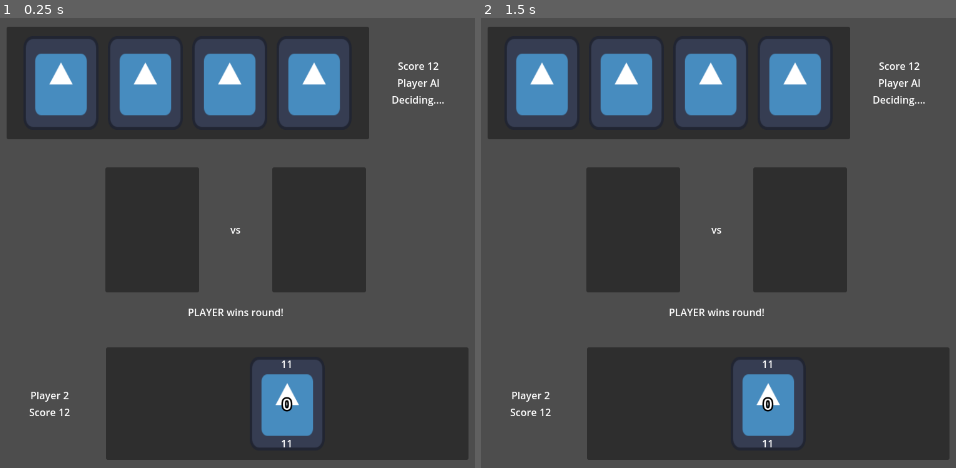
Above: before the commit, frames 1-2 (left to right).
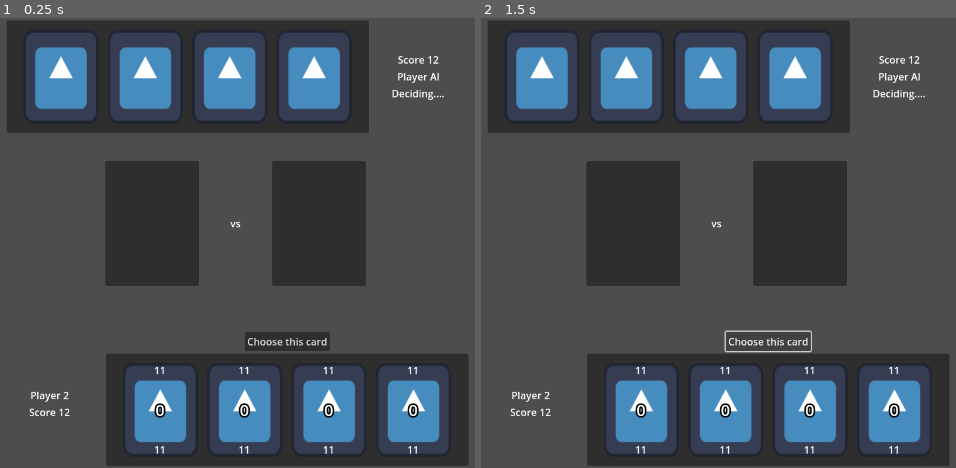
Above: after the commit, the same moments.

Repository: angrychill/TBP-projekt-karte
Game: Godot game, scene res://objects/ui/ui_play_session.tscn
The game is run twice, just before and just after one commit, with the same random seed, the same clock (stepped at 60 frames per second) and the same inputs. The project has no main scene, so this scene is started directly. The engine's default icon, where the game draws it, is replaced by a stand-in: a white triangle on a blue panel in a dark square.
Inputs (mouse positions are in pixels of both pictures, inside the frame that each line leads up to):
- Up to frame 1 (0.25 s): no input
- Up to frame 2 (1.5 s): click (766, 342) at 0.5 s, where only the run after the commit has a clickable "Choose this card"; click (766, 342) at 1.25 s, where only the run after the commit has a clickable "Choose this card"

The runs differ from the first frame. In frame 1, 21% of the frame differs, in the area x 1-99%, y 0-100%; in frame 2, 20%.
Error after the commit: Invalid access to property or key 'pressed' on a base object of type 'Nil'. (res://objects/ui/ui_play_session.gd:10)

Commit message:
refactored to use button

Diff:
--- a/GodotInterface/objects/card_object/card_panel.gd
+++ b/GodotInterface/objects/card_object/card_panel.gd
@@ -3,10 +3,13 @@
 
 var card_preview : PackedScene = preload("res://objects/card_object/card_panel_preview.tscn")
 
+signal card_clicked_on(card_data : CardData, card : Node)
+
 @export var card_data : CardData
 @export var label_up : Label
 @export var label_down : Label
 @export var label_mid : Label
+@export var is_face_down : bool = false
 
 #func _init(data : CardData) -> void:
 	#card_data = data
@@ -14,33 +17,38 @@
 func _ready() -> void:
 	pass
 
+	self.gui_input.connect(_on_input)
+
 	label_down.text = str(card_data.value)
 	label_up.text = str(card_data.value)
 	label_mid.text = str(card_data.suit)
 
-func _get_drag_data(at_position: Vector2) -> Variant:
-	print("dragging!")
-	var drag_data = card_data
-	var origin_node = self
-	generate_drag_preview(drag_data)
-	return [drag_data, origin_node]
+	if is_face_down == true:
+		for child in get_children():
+			child.hide()
+	else:
+		for child in get_children():
+			child.show()
 
-#func _can_drop_data(at_position: Vector2, data: Variant) -> bool:
-	## if position isnt a dragreceiver container, return the card back
-	#print("i can receive drop data")
-	#return true
-#
-#func _drop_data(at_position: Vector2, data: Variant) -> void:
-	#print("data")
-	#pass
+func set_face_down_value():
+	pass
+	is_face_down = !is_face_down
+	if is_face_down == false:
+		pass
+		# show everything
+		for child in get_children():
+			child.show()
+	else:
+		# hide everything
+		for child in get_children():
+			child.hide()
 
-func generate_drag_preview(preview_data : CardData):
-	var preview_panel : CardPanelPreview = card_preview.instantiate()
-	preview_panel.card_data = preview_data
-	preview_panel.global_position = get_global_mouse_position()
-	preview_panel.drag_completed.connect(_on_preview_drag_completion)
-	get_tree().current_scene.add_child(preview_panel)
-	pass
+func _on_input(event : InputEvent):
+	if event.is_action_pressed("click"):
+		# print("card clicked!")
+		self.modulate = Color(1.5, 1.5, 1.5)
+		card_clicked_on.emit(card_data, self)
 
-func _on_preview_drag_completion(data):
-	print("drag completed x2")
+func reset_selection():
+	# print("reset selection")
+	self.modulate = Color(1.0, 1.0, 1.0)
--- a/GodotInterface/objects/card_receiver_panel/card_receiver.gd
+++ b/GodotInterface/objects/card_receiver_panel/card_receiver.gd
@@ -9,38 +9,3 @@
 @export var card_holding = null
 
 const CARD_PANEL = preload("res://objects/card_object/card_panel.tscn")
-
-func _can_drop_data(at_position: Vector2, data: Variant) -> bool:
-	if can_receive:
-		print(data)
-		return true
-	else:
-		print("i cant receive")
-		return false
-
-func _drop_data(at_position: Vector2, data: Variant) -> void:
-	print("received drop data ", data)
-	add_card_to_self(data)
-	if capacity_parent.get_child_count() >= capacity:
-		can_receive = false
-		print("cant receive!")
-	else:
-		can_receive = true
-		print("can receive!")
-
-func _get_drag_data(at_position: Vector2) -> Variant:
-	print("dragging!")
-	if card_holding != null:
-		var drag_data = card_holding
-		return drag_data
-	else:
-		return null
-
-func add_card_to_self(data):
-	var card_data = data[0]
-	var origin_node = data[1]
-	var card : CardPanel = CARD_PANEL.instantiate()
-	card.card_data = card_data
-	capacity_parent.add_child(card)
-	card_holding = card
-	origin_node.queue_free()
--- /dev/null
+++ b/GodotInterface/objects/ui/card_choice_button.gd
@@ -0,0 +1,9 @@
+extends Button
+class_name CardChoiceButton
+
+
+func _ready() -> void:
+	pressed.connect(_on_button_pressed)
+
+func _on_button_pressed():
+	pass
--- /dev/null
+++ b/GodotInterface/objects/ui/p_player_cards_panel.gd
@@ -0,0 +1,33 @@
+extends PanelContainer
+class_name CardsHandPanel
+const CARD_PANEL = preload("res://objects/card_object/card_panel.tscn")
+@export var cards_parent : Control
+var chosen_card_node : CardPanel
+var chosen_card_data : CardData
+
+func _ready() -> void:
+	for child : CardPanel in cards_parent.get_children():
+		child.card_clicked_on.connect(_on_card_clicked_on)
+
+func _on_card_clicked_on(data : CardData, card : Node):
+	chosen_card_data = data
+	chosen_card_node = card
+
+	for child : CardPanel in cards_parent.get_children():
+		if child != chosen_card_node:
+			child.reset_selection()
+	pass
+
+func remove_card(card : Node):
+	card.queue_free()
+
+func add_card(data : CardData):
+	var new_card : CardPanel = CARD_PANEL.instantiate()
+	new_card.card_data = data
+	cards_parent.add_child(new_card)
+
+func has_chosen_card() -> bool:
+	if chosen_card_node != null and chosen_card_data != null:
+		return true
+	else:
+		return false
--- /dev/null
+++ b/GodotInterface/objects/ui/pp_chosen_card.gd
@@ -0,0 +1,5 @@
+extends PanelContainer
+class_name ChosenCardContainer
+
+func _ready() -> void:
+	pass
--- /dev/null
+++ b/GodotInterface/objects/ui/ui_play_session.gd
@@ -0,0 +1,17 @@
+extends Control
+class_name UIPlaySession
+
+@export var player_chosen_card_container : ChosenCardContainer
+@export var other_chosen_card_container : ChosenCardContainer
+@export var player_choice_button : CardChoiceButton
+@export var player_hand_panel : CardsHandPanel
+
+func _ready() -> void:
+	player_choice_button.pressed.connect(_on_choice_button_pressed)
+
+func _on_choice_button_pressed():
+	if player_hand_panel.has_chosen_card():
+		player_hand_panel.chosen_card_node.reparent(player_chosen_card_container)
+		pass
+	else:
+		print("no card has been chosen!")
--- a/GodotInterface/objects/ui/ui_play_session.tscn
+++ b/GodotInterface/objects/ui/ui_play_session.tscn
@@ -1,20 +1,26 @@
-[gd_scene load_steps=6 format=3 uid="uid://bob34351lxgys"]
-
+[gd_scene load_steps=7 format=3 uid="uid://bob34351lxgys"]
+
+[ext_resource type="Script" uid="uid://doc7ey3540a5h" path="res://objects/ui/ui_play_session.gd" id="1_v8m4q"]
 [ext_resource type="Texture2D" uid="uid://dukqpxjrbncdo" path="res://icon.svg" id="1_xg4e8"]
 [ext_resource type="PackedScene" uid="uid://b3goxqh13dwrf" path="res://objects/card_object/card_panel.tscn" id="2_2segm"]
-[ext_resource type="PackedScene" uid="uid://dx0u6wfskqndc" path="res://objects/card_receiver_panel/card_receiver.tscn" id="2_7m7s4"]
-[ext_resource type="Script" uid="uid://bprvk57sim5d2" path="res://objects/card_receiver_panel/card_receiver.gd" id="3_v8m4q"]
+[ext_resource type="Script" uid="uid://drey6bxgncmgs" path="res://objects/ui/pp_chosen_card.gd" id="3_xt48p"]
+[ext_resource type="Script" uid="uid://cgg2u6d6n6wh6" path="res://objects/ui/p_player_cards_panel.gd" id="4_epu6v"]
 
 [sub_resource type="StyleBoxTexture" id="StyleBoxTexture_2segm"]
 texture = ExtResource("1_xg4e8")
 
-[node name="UIPlaySession" type="Control"]
+[node name="UIPlaySession" type="Control" node_paths=PackedStringArray("player_chosen_card_container", "other_chosen_card_container", "player_choice_button", "player_hand_panel")]
 layout_mode = 3
 anchors_preset = 15
 anchor_right = 1.0
 anchor_bottom = 1.0
 grow_horizontal = 2
 grow_vertical = 2
+script = ExtResource("1_v8m4q")
+player_chosen_card_container = NodePath("MarginContainer/VBoxContainer/CardComparison/HBoxContainer/PPChosenCard")
+other_chosen_card_container = NodePath("MarginContainer/VBoxContainer/CardComparison/HBoxContainer/PPChosenCard")
+player_choice_button = NodePath("MarginContainer/VBoxContainer/PlayingPlayer/VBoxContainer/CardChoiceButton")
+player_hand_panel = NodePath("MarginContainer/VBoxContainer/PlayingPlayer/VBoxContainer/MarginContainer/PPlayerCardsPanel")
 
 [node name="MarginContainer" type="MarginContainer" parent="."]
 layout_mode = 1
@@ -23,8 +29,6 @@
 anchor_bottom = 1.0
 grow_horizontal = 2
 grow_vertical = 2
-theme_override_constants/margin_top = 15
-theme_override_constants/margin_bottom = 15
 
 [node name="VBoxContainer" type="VBoxContainer" parent="MarginContainer"]
 layout_mode = 2
@@ -117,24 +121,23 @@
 size_flags_vertical = 3
 theme_override_constants/separation = 50
 
-[node name="CardReceiver" parent="MarginContainer/VBoxContainer/CardComparison/HBoxContainer" node_paths=PackedStringArray("capacity_parent") instance=ExtResource("2_7m7s4")]
+[node name="PPChosenCard" type="PanelContainer" parent="MarginContainer/VBoxContainer/CardComparison/HBoxContainer"]
 custom_minimum_size = Vector2(150, 200)
 layout_mode = 2
-capacity_parent = NodePath(".")
+script = ExtResource("3_xt48p")
 
 [node name="Label" type="Label" parent="MarginContainer/VBoxContainer/CardComparison/HBoxContainer"]
 layout_mode = 2
 text = "vs"
 
-[node name="CardReceiver2" parent="MarginContainer/VBoxContainer/CardComparison/HBoxContainer" node_paths=PackedStringArray("capacity_parent") instance=ExtResource("2_7m7s4")]
+[node name="OPChosenCard" type="PanelContainer" parent="MarginContainer/VBoxContainer/CardComparison/HBoxContainer"]
 custom_minimum_size = Vector2(150, 200)
 layout_mode = 2
-capacity_parent = NodePath(".")
 
 [node name="Label2" type="Label" parent="MarginContainer/VBoxContainer/CardComparison"]
 layout_mode = 2
 size_flags_horizontal = 4
-text = "PLAYER wins round!"
+text = " "
 
 [node name="PlayingPlayer" type="HBoxContainer" parent="MarginContainer/VBoxContainer"]
 layout_mode = 2
@@ -165,31 +168,47 @@
 layout_mode = 2
 text = "12"
 
-[node name="MarginContainer" type="MarginContainer" parent="MarginContainer/VBoxContainer/PlayingPlayer"]
-layout_mode = 2
-theme_override_constants/margin_top = 15
-theme_override_constants/margin_bottom = 15
-
-[node name="PPlayerCardsPanel" type="PanelContainer" parent="MarginContainer/VBoxContainer/PlayingPlayer/MarginContainer" node_paths=PackedStringArray("capacity_parent")]
+[node name="VBoxContainer" type="VBoxContainer" parent="MarginContainer/VBoxContainer/PlayingPlayer"]
+layout_mode = 2
+
+[node name="CardChoiceButton" type="Button" parent="MarginContainer/VBoxContainer/PlayingPlayer/VBoxContainer"]
+layout_mode = 2
+size_flags_horizontal = 4
+text = "Choose this card"
+
+[node name="MarginContainer" type="MarginContainer" parent="MarginContainer/VBoxContainer/PlayingPlayer/VBoxContainer"]
+layout_mode = 2
+theme_override_constants/margin_bottom = 15
+
+[node name="PPlayerCardsPanel" type="PanelContainer" parent="MarginContainer/VBoxContainer/PlayingPlayer/VBoxContainer/MarginContainer" node_paths=PackedStringArray("cards_parent")]
 custom_minimum_size = Vector2(580, 0)
 layout_mode = 2
-script = ExtResource("3_v8m4q")
-capacity = 4
-capacity_parent = NodePath("MarginContainer/Player2Cards")
-metadata/_custom_type_script = ExtResource("3_v8m4q")
-
-[node name="MarginContainer" type="MarginContainer" parent="MarginContainer/VBoxContainer/PlayingPlayer/MarginContainer/PPlayerCardsPanel"]
+script = ExtResource("4_epu6v")
+cards_parent = NodePath("MarginContainer/Player2Cards")
+
+[node name="MarginContainer" type="MarginContainer" parent="MarginContainer/VBoxContainer/PlayingPlayer/VBoxContainer/MarginContainer/PPlayerCardsPanel"]
 layout_mode = 2
 theme_override_constants/margin_left = 15
 theme_override_constants/margin_top = 15
 theme_override_constants/margin_right = 15
 theme_override_constants/margin_bottom = 15
 
-[node name="Player2Cards" type="HBoxContainer" parent="MarginContainer/VBoxContainer/PlayingPlayer/MarginContainer/PPlayerCardsPanel/MarginContainer"]
+[node name="Player2Cards" type="HBoxContainer" parent="MarginContainer/VBoxContainer/PlayingPlayer/VBoxContainer/MarginContainer/PPlayerCardsPanel/MarginContainer"]
 custom_minimum_size = Vector2(100, 150)
 layout_mode = 2
 theme_override_constants/separation = 15
 alignment = 1
 
-[node name="PanelContainer" parent="MarginContainer/VBoxContainer/PlayingPlayer/MarginContainer/PPlayerCardsPanel/MarginContainer/Player2Cards" instance=ExtResource("2_2segm")]
-layout_mode = 2
+[node name="PanelContainer" parent="MarginContainer/VBoxContainer/PlayingPlayer/VBoxContainer/MarginContainer/PPlayerCardsPanel/MarginContainer/Player2Cards" instance=ExtResource("2_2segm")]
+layout_mode = 2
+
+[node name="PanelContainer2" parent="MarginContainer/VBoxContainer/PlayingPlayer/VBoxContainer/MarginContainer/PPlayerCardsPanel/MarginContainer/Player2Cards" instance=ExtResource("2_2segm")]
+layout_mode = 2
+
+[node name="PanelContainer3" parent="MarginContainer/VBoxContainer/PlayingPlayer/VBoxContainer/MarginContainer/PPlayerCardsPanel/MarginContainer/Player2Cards" instance=ExtResource("2_2segm")]
+layout_mode = 2
+
+[node name="PanelContainer4" parent="MarginContainer/VBoxContainer/PlayingPlayer/VBoxContainer/MarginContainer/PPlayerCardsPanel/MarginContainer/Player2Cards" instance=ExtResource("2_2segm")]
+layout_mode = 2
+
+[connection signal="gui_input" from="MarginContainer/VBoxContainer/PlayingPlayer/VBoxContainer/MarginContainer/PPlayerCardsPanel/MarginContainer/Player2Cards/PanelContainer" to="MarginContainer/VBoxContainer/PlayingPlayer/VBoxContainer/MarginContainer/PPlayerCardsPanel/MarginContainer/Player2Cards/PanelContainer" method="_on_gui_input"]
Not shown, added: GodotInterface/objects/ui/card_choice_button.gd.uid
Not shown, added: GodotInterface/objects/ui/p_player_cards_panel.gd.uid
Not shown, added: GodotInterface/objects/ui/pp_chosen_card.gd.uid
Not shown, added: GodotInterface/objects/ui/ui_play_session.gd.uid
